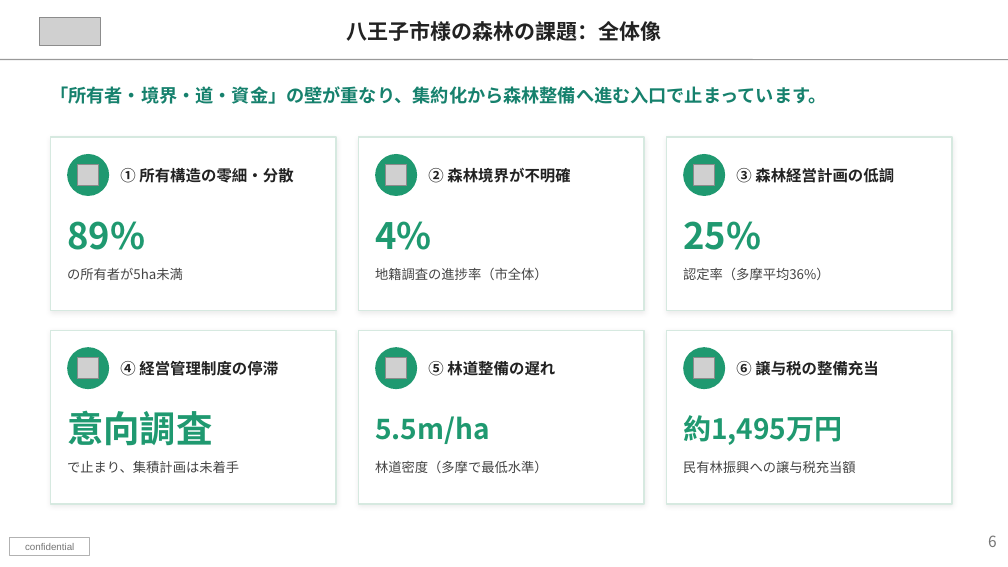
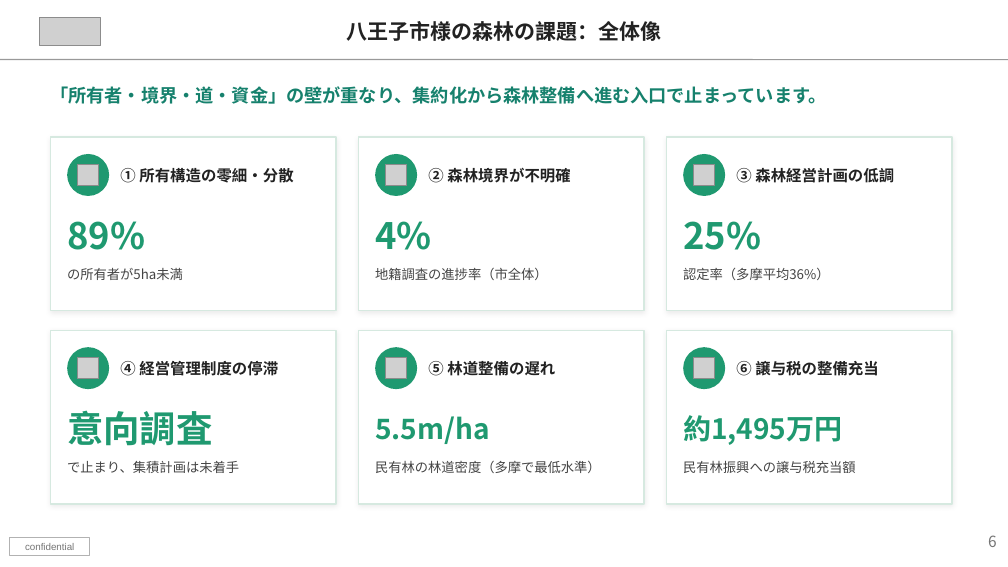
Before and after one commit to kojitakahashi-star/-, a slide deck: slide 6 of proposals/三井不動産様_ご提案資料_ver.3.pptx. Drawn at 1008x567 pixels with LibreOffice and Linux fonts; fonts in the diff are those of the drawing; grey boxes stand for pictures. Boxes give left, top, right and bottom in pixels: in the first picture for what was removed or moved away, otherwise in the second. Text is boxed around its words. In the diff, an @@ line names an element or a change of style, - is before the commit and + after.

```diff
--- a/proposals/三井不動産様_ご提案資料_ver.3.pptx
+++ b/proposals/三井不動産様_ご提案資料_ver.3.pptx
@@ text at (375, 461, 601, 473): text changed @@
-林道密度（多摩で最低水準）
+民有林の林道密度（多摩で最低水準）
```
Also in this commit, not shown: 2 other slides changed, 1 other file.
